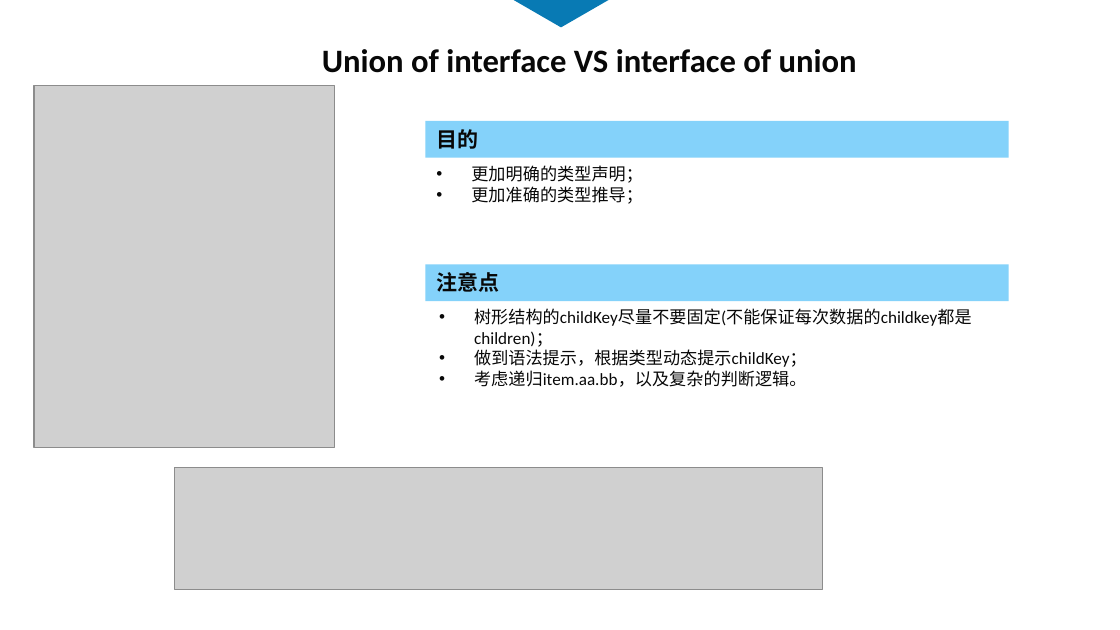
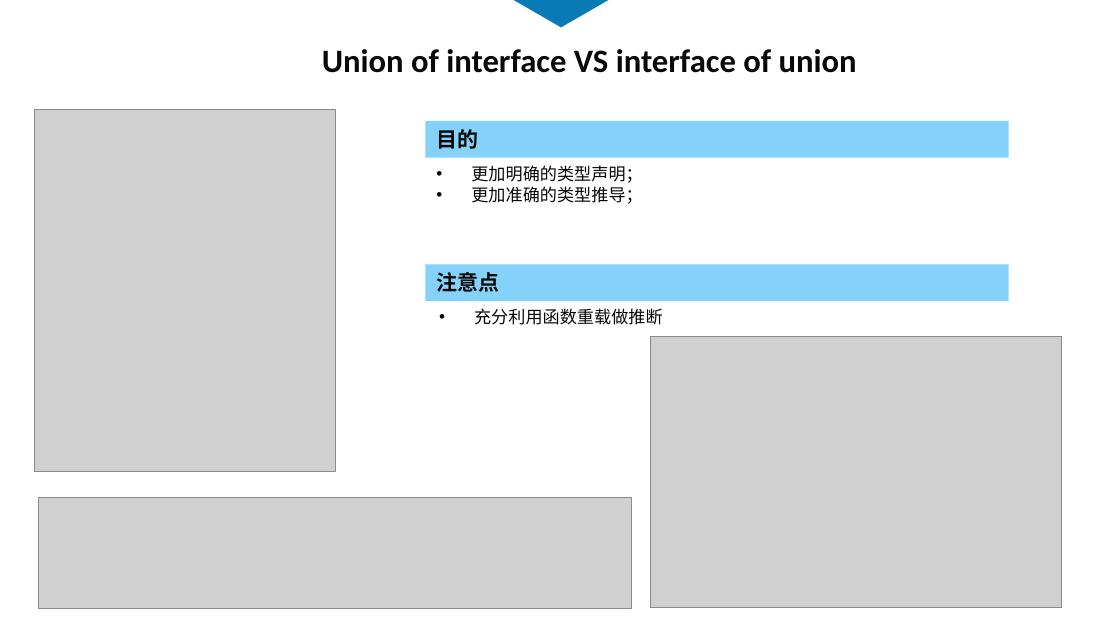
Before and after one commit to touchpillow/ts-demo, a slide deck: slide 15 of ts-分享.pptx (slide 16 before the commit). Drawn at 1120x630 pixels with LibreOffice and Linux fonts; fonts in the diff are those of the drawing; grey boxes stand for pictures. Boxes give left, top, right and bottom in pixels: in the first picture for what was removed or moved away, otherwise in the second. Text is boxed around its words. In the diff, an @@ line names an element or a change of style, - is before the commit and + after.

```diff
--- a/ts-分享.pptx
+++ b/ts-分享.pptx
@@ picture: place and size @@
-picture at [34,85,334,447]
+picture at [35,110,335,472]
@@ text at [474,308,663,325]: text changed @@
-• 树形结构的childKey尽量不要固定(不能保证每次数据的childkey都是children)；
-• 做到语法提示，根据类型动态提示childKey；
-• 考虑递归item.aa.bb，以及复杂的判断逻辑。
+• 充分利用函数重载做推断
@@ picture added at [651,336,1062,608] @@
@@ picture: place and size @@
-picture at [175,468,822,589]
+picture at [39,497,632,608]
```
Also in this commit, not shown: 5 other slides changed, 1 slide added, 2 slides removed, 3 other files.
